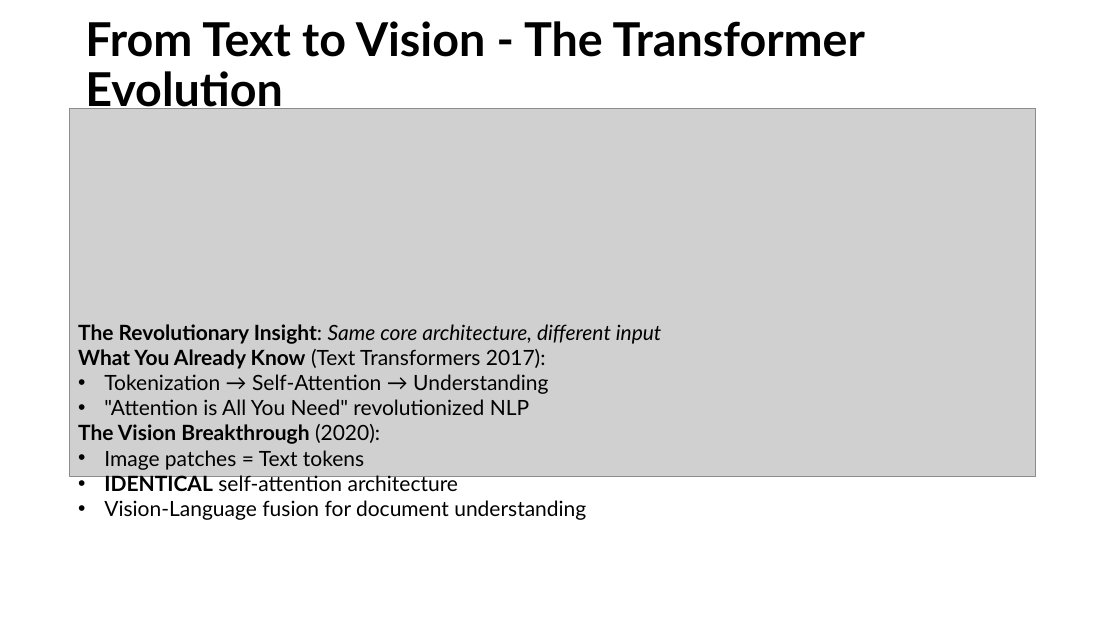
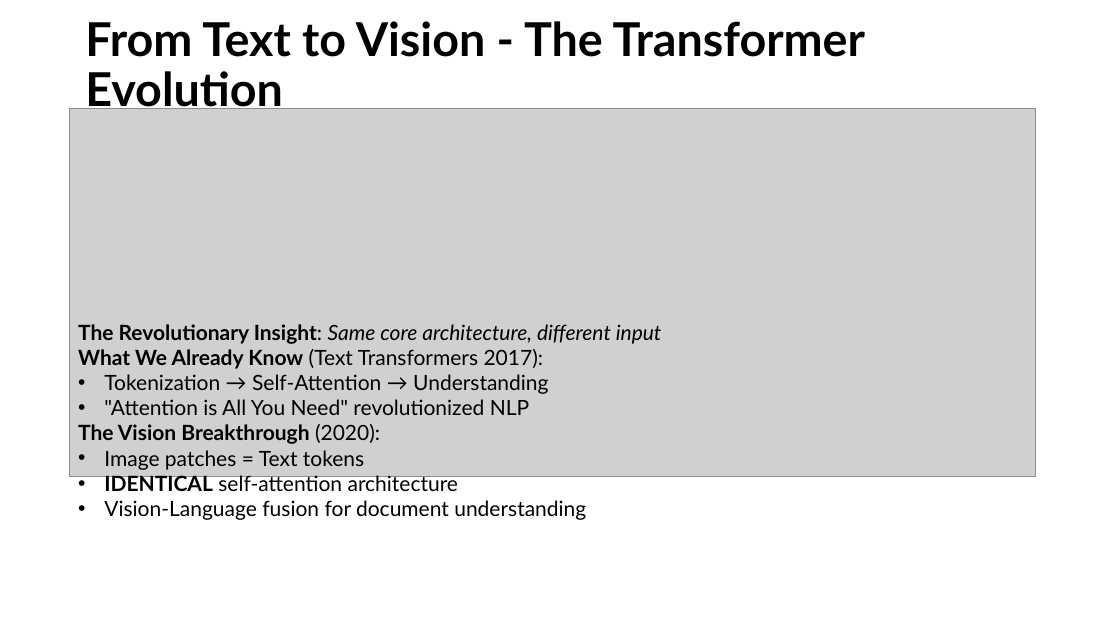
Before and after one commit to tmnestor/unified_vision_processor_minimal, a slide deck: slide 14 of presentation_materials/vision_transformers.pptx. Drawn at 1120x630 pixels with LibreOffice and Linux fonts; fonts in the diff are those of the drawing; grey boxes stand for pictures. Boxes give left, top, right and bottom in pixels: in the first picture for what was removed or moved away, otherwise in the second. Text is boxed around its words. In the diff, an @@ line names an element or a change of style, - is before the commit and + after.

Commit message:
✨ feat: update Vision Transformers presentation slides with new content

```diff
--- a/presentation_materials/vision_transformers.pptx
+++ b/presentation_materials/vision_transformers.pptx
@@ text at box(78, 349, 544, 369): text changed @@
-What You Already Know (Text Transformers 2017):
+What We Already Know (Text Transformers 2017):
```
Also in this commit, not shown: 5 other slides changed, 2 slides added.
